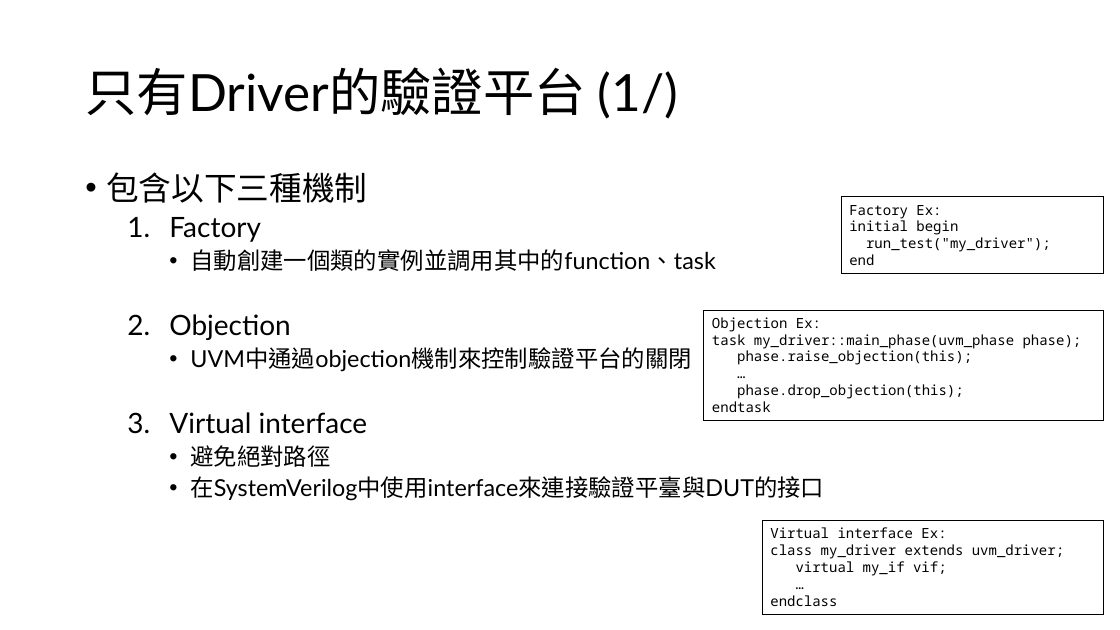
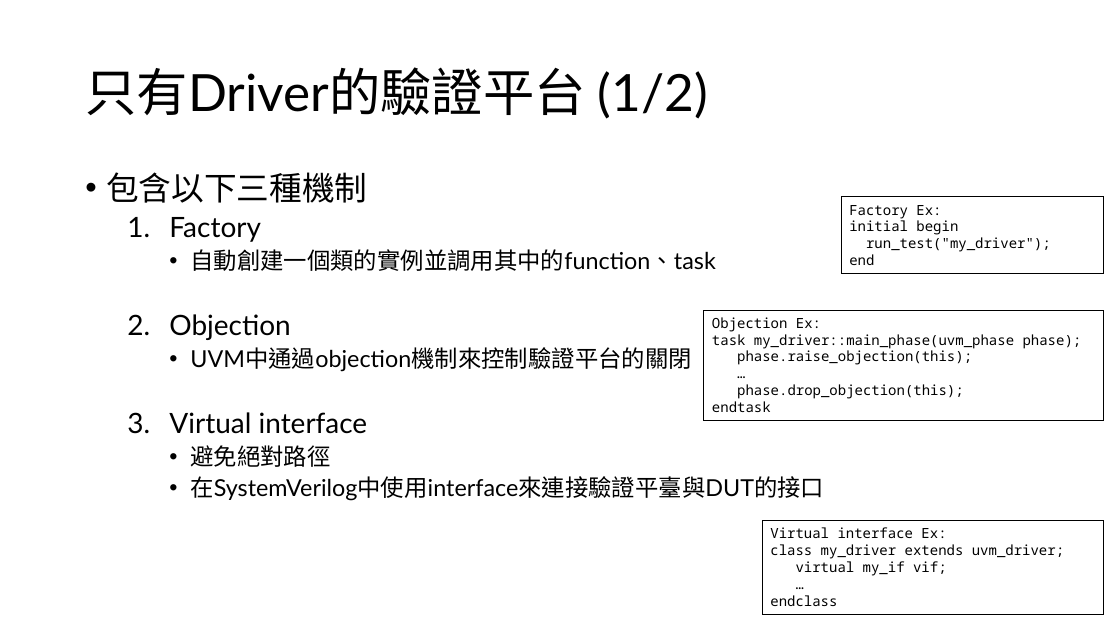
Before and after one commit to s9001055/DV_learning, a slide deck: slide 5 of UVM/UVM.pptx. Drawn at 1120x630 pixels with LibreOffice and Linux fonts; fonts in the diff are those of the drawing. Boxes give left, top, right and bottom in pixels: in the first picture for what was removed or moved away, otherwise in the second. Text is boxed around its words. In the diff, an @@ line names an element or a change of style, - is before the commit and + after.

```diff
--- a/UVM/UVM.pptx
+++ b/UVM/UVM.pptx
@@ title at bbox=[85, 67, 708, 119]: text changed @@
-只有Driver的驗證平台 (1/)
+只有Driver的驗證平台 (1/2)
```
Also in this commit, not shown: 2 other slides changed, 3 slides added, 11 other files.
